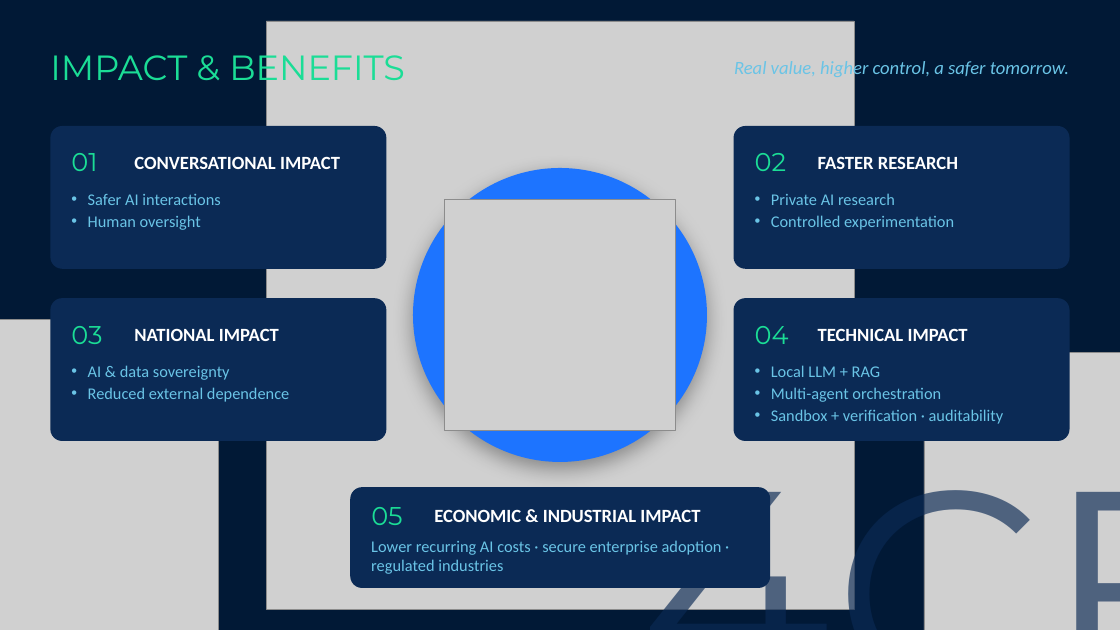
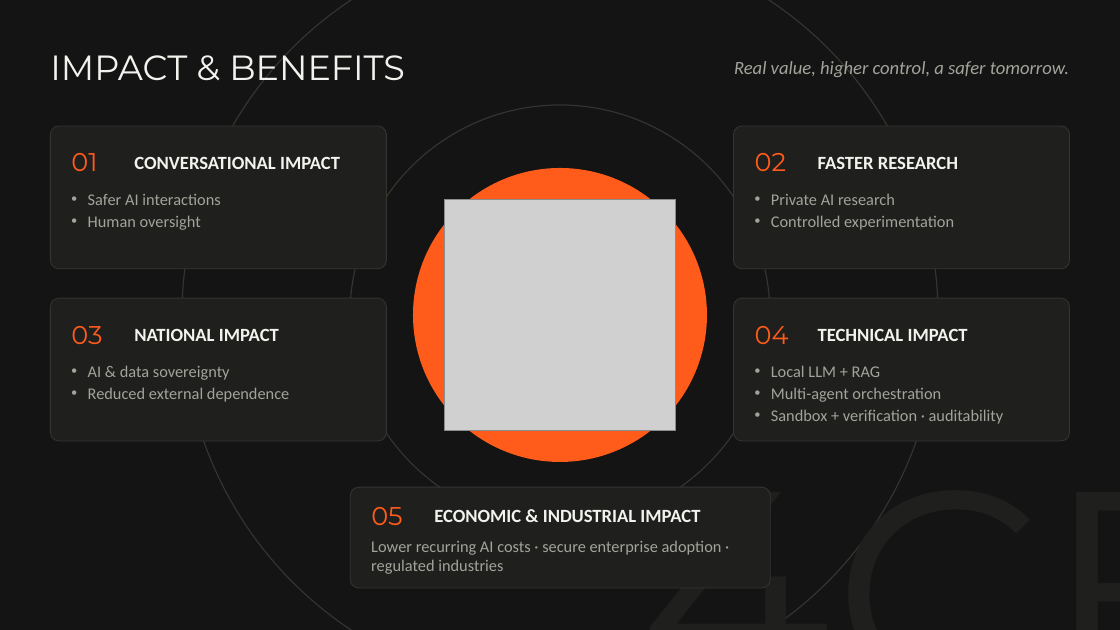
Before and after one commit to Yash3510/Multi-LLM-Agentic-Ai, a slide deck: slide 7 of presentation/Team-Kern-SIH2026-Sovereign-AI.pptx. Drawn at 1120x630 pixels with LibreOffice and Linux fonts; fonts in the diff are those of the drawing; grey boxes stand for pictures. Boxes give left, top, right and bottom in pixels: in the first picture for what was removed or moved away, otherwise in the second. Text is boxed around its words. In the diff, an @@ line names an element or a change of style, - is before the commit and + after.

```diff
--- a/presentation/Team-Kern-SIH2026-Sovereign-AI.pptx
+++ b/presentation/Team-Kern-SIH2026-Sovereign-AI.pptx
@@ background #011936 to #141414 @@
@@ ellipse added at (x1=182, y1=0, x2=939, y2=630), outline #343431 1 pt @@
@@ picture removed at (x1=266, y1=21, x2=854, y2=609) @@
@@ text "IMPACT & BENEFITS" at (x1=50, y1=55, x2=405, y2=80): text colour gradient #1BDD96 to #00B0F0 to #F2F2EE @@
@@ ellipse added at (x1=350, y1=105, x2=770, y2=525), outline #343431 1 pt @@
@@ rounded rectangle at (x1=413, y1=168, x2=707, y2=462): fill #1D74FF to #FF5B1A; shadow off @@
@@ picture removed at (x1=0, y1=319, x2=218, y2=630) @@
@@ picture removed at (x1=924, y1=353, x2=1120, y2=630) @@
@@ text "4CE" at (x1=639, y1=420, x2=1120, y2=630): text colour #0B2A55 at 65% opacity to #1F1F1D @@
@@ fill #0B2A55 to #1F1F1D; outline none to #343431 0.75 pt; proportions changed in 5 elements at (x1=50, y1=126, x2=386, y2=269), (x1=734, y1=126, x2=1070, y2=269), (x1=50, y1=298, x2=386, y2=441), (x1=734, y1=298, x2=1070, y2=441), (x1=350, y1=487, x2=770, y2=588) @@
@@ text colour #1BDD96 to #FF5B1A in 5 elements at (x1=71, y1=153, x2=97, y2=171), (x1=755, y1=153, x2=787, y2=171), (x1=71, y1=326, x2=102, y2=344), (x1=755, y1=326, x2=789, y2=344), (x1=371, y1=507, x2=402, y2=525) @@
@@ text colour #FFFFFF to #F2F2EE in 5 elements at (x1=134, y1=157, x2=340, y2=169), (x1=818, y1=157, x2=958, y2=169), (x1=134, y1=329, x2=279, y2=341), (x1=818, y1=329, x2=968, y2=341), (x1=434, y1=510, x2=700, y2=522) @@
@@ text colour #6AC4E6 to #A3A39C in 6 elements at (x1=734, y1=61, x2=1069, y2=77), (x1=88, y1=194, x2=220, y2=230), (x1=771, y1=194, x2=954, y2=230), (x1=88, y1=365, x2=289, y2=402), (x1=771, y1=365, x2=1004, y2=424), (x1=371, y1=541, x2=722, y2=574) @@
```
Also in this commit, not shown: 9 other slides changed, 6 other files.
